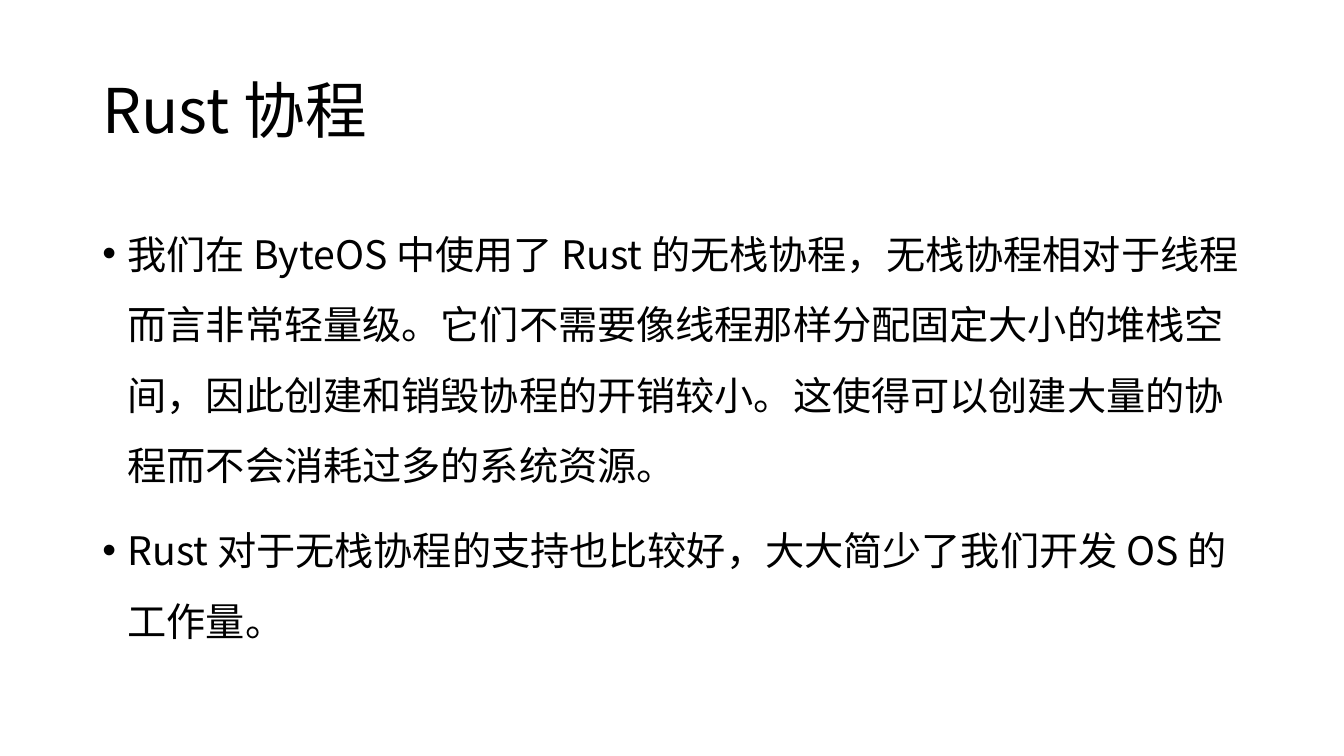
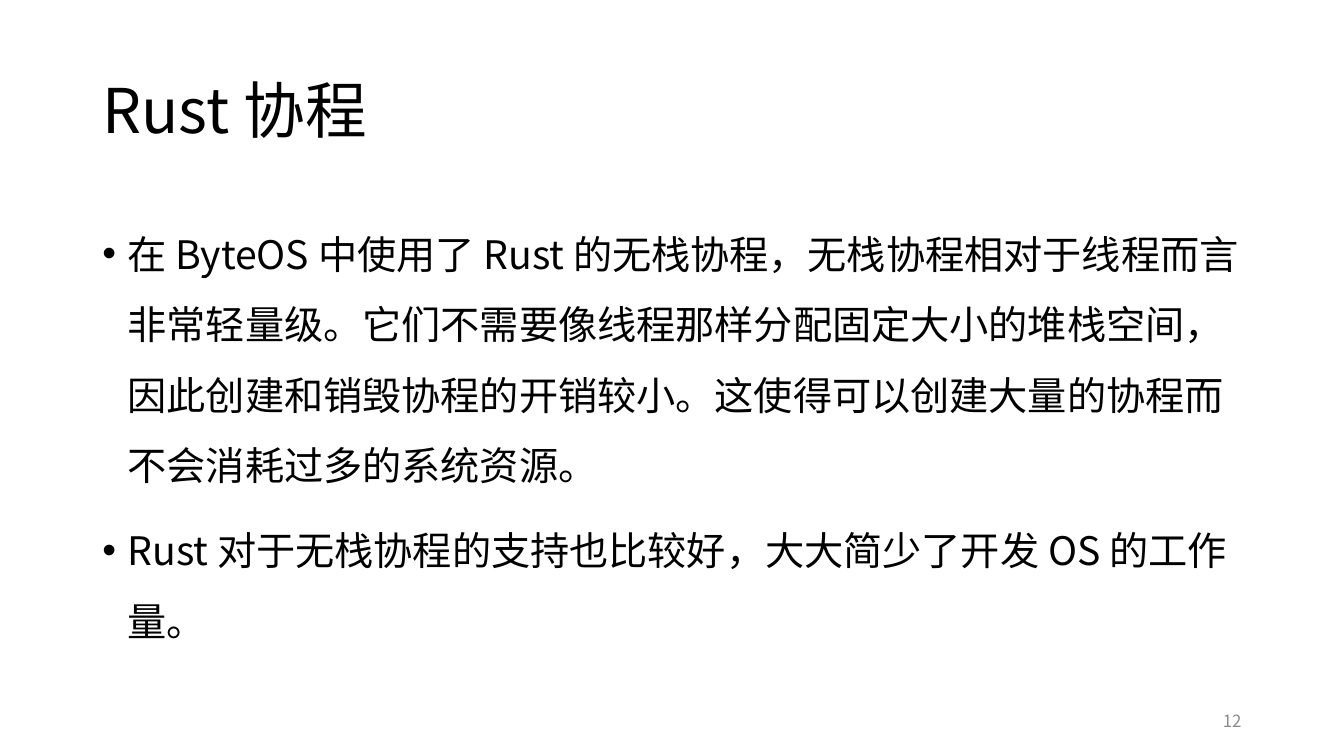
Before and after one commit to Byte-OS/ByteOS, a slide deck: slide 12 of docs/ByteOS设计分享.pptx (slide 13 before the commit). Drawn at 1344x756 pixels with LibreOffice and Linux fonts; fonts in the diff are those of the drawing. Boxes give left, top, right and bottom in pixels: in the first picture for what was removed or moved away, otherwise in the second. Text is boxed around its words. In the diff, an @@ line names an element or a change of style, - is before the commit and + after.

```diff
--- a/docs/ByteOS设计分享.pptx
+++ b/docs/ByteOS设计分享.pptx
@@ text at (128,236,1238,639): text changed @@
-• 我们在 ByteOS 中使用了 Rust 的无栈协程，无栈协程相对于线程而言非常轻量级。它们不需要像线程那样分配固定大小的堆栈空间，因此创建和销毁协程的开销较小。这使得可以创建大量的协程而不会消耗过多的系统资源。
-• Rust 对于无栈协程的支持也比较好，大大简少了我们开发 OS 的工作量。
+• 在 ByteOS 中使用了 Rust 的无栈协程，无栈协程相对于线程而言非常轻量级。它们不需要像线程那样分配固定大小的堆栈空间，因此创建和销毁协程的开销较小。这使得可以创建大量的协程而不会消耗过多的系统资源。
+• Rust 对于无栈协程的支持也比较好，大大简少了开发 OS 的工作量。
@@ page number added at (1223,714,1242,727), 12 pt, text #8C8C8C @@
+12
```
Also in this commit, not shown: 15 other slides changed, 1 slide added, 1 slide removed.
